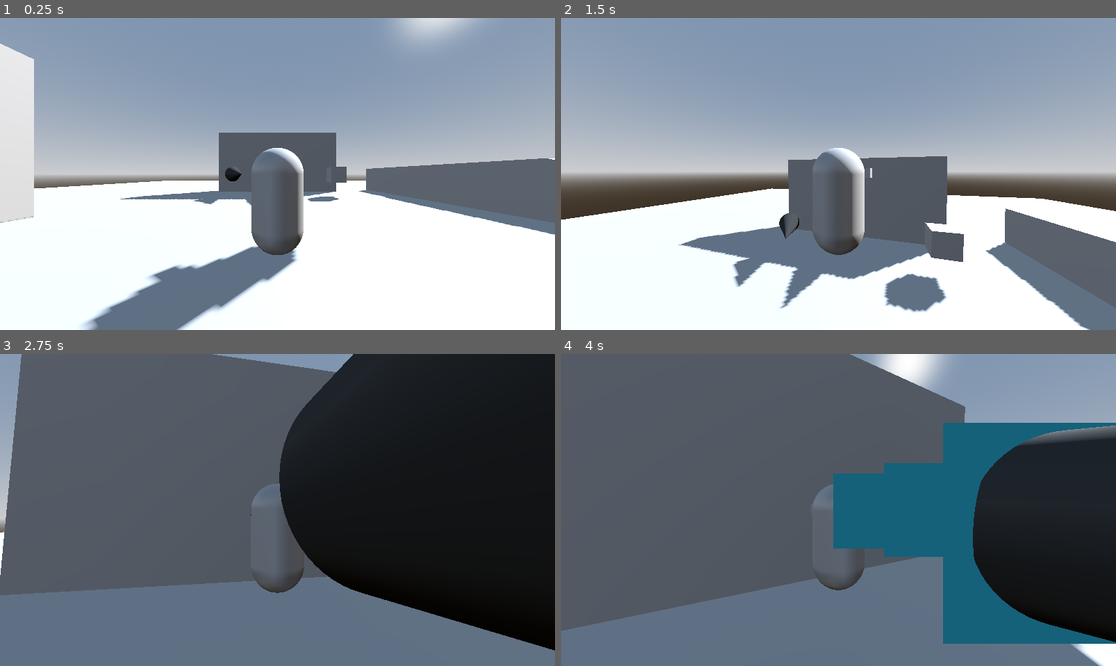
Above: before the commit, frames 1-4 (two rows, left to right).
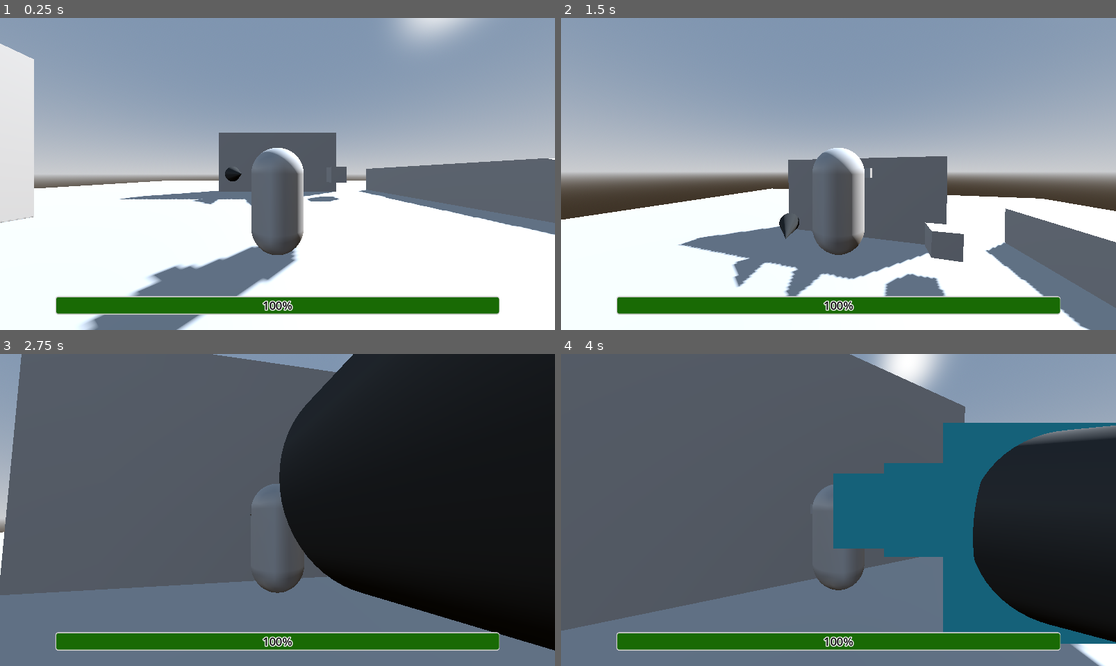
Above: after the commit, the same moments.

Repository: billystein25/ACM-Godot-SIG
Game: Godot game, scene res://scenes/levels/test_levels/test_level_3d.tscn
Two runs of this game, one before a commit and one after it. Both use one fixed random seed, a clock stepped at 60 frames per second and the inputs below. This scene is started directly instead of the project's main scene.
Inputs (mouse positions are in pixels of both pictures, inside the frame that each line leads up to):
- Up to frame 1 (0.25 s): no input
- Up to frame 2 (1.5 s): tap Enter at 0.5 s; move the mouse to (866, 174) at 0.52 s; hold W (Player3DMoveForward) from 0.53 s (still down); click (866, 174) at 0.6 s; tap Space (Player3DJump) at 0.77 s; move the mouse to (810, 174) at 1.27 s; click (810, 174) at 1.35 s
- Up to frame 3 (2.75 s): keep holding W (Player3DMoveForward); tap Space (Player3DJump) at 1.52 s; move the mouse to (288, 503) at 2.02 s; click (288, 503) at 2.1 s
- Up to frame 4 (4 s): keep holding W (Player3DMoveForward); tap Space (Player3DJump) at 2.75, 3.02, 3.77 s; move the mouse to (832, 516) at 2.77 s; click (832, 516) at 2.85 s; move the mouse to (877, 513) at 3.52 s; click (877, 513) at 3.6 s

The runs differ from the first frame. In frame 1, 4.8% of the frame differs, in the area x 10-90%, y 89-96%; in frame 2, 4.8%; in frame 3, 4.8%; in frame 4, 4.8%, in the area x 9-90%, y 89-96%.

Commit message:
Added UI to track Player Health

Diff:
--- /dev/null
+++ b/scenes/UI/ui.gd
@@ -0,0 +1,15 @@
+class_name UI
+extends CanvasLayer
+
+@export_group("Node References")
+@export var health_bar: ProgressBar
+
+# Called when the node enters the scene tree for the first time.
+func _ready() -> void:
+	Globals.ui_node = self
+
+
+func set_health_bar_value(value: float) -> void:
+	health_bar.value = value
+
+# ********************
--- /dev/null
+++ b/scenes/UI/ui.tscn
@@ -0,0 +1,52 @@
+[gd_scene format=3 uid="uid://cop1yrmk70drg"]
+
+[ext_resource type="Script" uid="uid://clguo4sreobra" path="res://scenes/UI/ui.gd" id="1_suays"]
+
+[sub_resource type="StyleBoxFlat" id="StyleBoxFlat_mkfj4"]
+bg_color = Color(0.04049591, 0.171875, 0.008056641, 1)
+border_width_left = 2
+border_width_top = 2
+border_width_right = 2
+border_width_bottom = 2
+corner_radius_top_left = 5
+corner_radius_top_right = 5
+corner_radius_bottom_right = 5
+corner_radius_bottom_left = 5
+
+[sub_resource type="StyleBoxFlat" id="StyleBoxFlat_jfgtr"]
+bg_color = Color(0.09779143, 0.4140625, 0.021026611, 1)
+border_width_left = 2
+border_width_top = 2
+border_width_right = 1
+border_width_bottom = 2
+corner_radius_top_left = 5
+corner_radius_top_right = 5
+corner_radius_bottom_right = 5
+corner_radius_bottom_left = 5
+
+[sub_resource type="Theme" id="Theme_mkfj4"]
+default_font_size = 24
+ProgressBar/colors/font_color = Color(0, 0, 0, 1)
+ProgressBar/colors/font_outline_color = Color(1, 1, 1, 1)
+ProgressBar/constants/outline_size = 8
+ProgressBar/font_sizes/font_size = 24
+ProgressBar/fonts/font = null
+ProgressBar/styles/background = SubResource("StyleBoxFlat_mkfj4")
+ProgressBar/styles/fill = SubResource("StyleBoxFlat_jfgtr")
+
+[node name="UI" type="CanvasLayer" unique_id=1565469587 node_paths=PackedStringArray("health_bar")]
+script = ExtResource("1_suays")
+health_bar = NodePath("HealthBar")
+
+[node name="HealthBar" type="ProgressBar" parent="." unique_id=1048322641]
+anchors_preset = -1
+anchor_left = 0.1
+anchor_top = 0.95
+anchor_right = 0.9
+anchor_bottom = 0.95
+offset_top = -27.0
+grow_horizontal = 2
+grow_vertical = 0
+theme = SubResource("Theme_mkfj4")
+max_value = 150.0
+value = 150.0
--- a/scenes/entities/player_3d/player_3d.gd
+++ b/scenes/entities/player_3d/player_3d.gd
@@ -35,11 +35,19 @@
 @onready var camera: Camera3D = camera_controller.camera
 ## A 2D representation of [member CharacterBody3D.velocity].
 var velocity_2d: Vector2
+## The main [HealthComponent] of the player for tracking health.
+@export var health_component: HealthComponent
 
 
 func _ready() -> void:
 	Input.mouse_mode = Input.MOUSE_MODE_CAPTURED
-	print(self)
+	Globals.player_node = self
+
+	health_component.health_changed.connect(
+		func(value: float):
+			if Globals.ui_node:
+				Globals.ui_node.set_health_bar_value(value)
+	)
 
 
 func _process(delta: float) -> void:
--- a/scenes/entities/player_3d/player_3d.tscn
+++ b/scenes/entities/player_3d/player_3d.tscn
@@ -16,7 +16,7 @@
 radius = 0.35302734
 height = 1.7314453
 
-[node name="Player3D" type="CharacterBody3D" unique_id=1518928345 node_paths=PackedStringArray("skin", "camera_controller")]
+[node name="Player3D" type="CharacterBody3D" unique_id=1518928345 node_paths=PackedStringArray("skin", "camera_controller", "health_component")]
 script = ExtResource("1_gumr5")
 max_speed = 8.0
 acceleration = 8.0
@@ -28,6 +28,7 @@
 skin_rotation_rate = 7.0
 skin = NodePath("Skin")
 camera_controller = NodePath("CameraController")
+health_component = NodePath("HealthComponent")
 
 [node name="CollisionShape3D" type="CollisionShape3D" parent="." unique_id=689078275]
 transform = Transform3D(1, 0, 0, 0, 1, 0, 0, 0, 1, 0, 1, 0)
--- a/scenes/levels/test_levels/test_level_3d.tscn
+++ b/scenes/levels/test_levels/test_level_3d.tscn
@@ -4,6 +4,7 @@
 [ext_resource type="PackedScene" uid="uid://vgarcmmyld0u" path="res://scenes/entities/player_3d/player_3d.tscn" id="1_l60sa"]
 [ext_resource type="PackedScene" uid="uid://g44jofgywdnf" path="res://scenes/static/static_box_3d/static_box_3d.tscn" id="2_f5wtv"]
 [ext_resource type="PackedScene" uid="uid://bgxgeyjbtxhp5" path="res://scenes/bullet_spawner_3d/bullet_spawner_3d.tscn" id="4_jfgtr"]
+[ext_resource type="PackedScene" uid="uid://cop1yrmk70drg" path="res://scenes/UI/ui.tscn" id="5_mkfj4"]
 
 [sub_resource type="ProceduralSkyMaterial" id="ProceduralSkyMaterial_f5wtv"]
 sky_horizon_color = Color(0.66224277, 0.6717428, 0.6867428, 1)
@@ -73,3 +74,5 @@
 interval = 2.0
 
 [node name="Bullets" type="Node3D" parent="." unique_id=1854764489]
+
+[node name="UI" parent="." unique_id=1565469587 instance=ExtResource("5_mkfj4")]
--- a/scripts/components/health_component/health_component.gd
+++ b/scripts/components/health_component/health_component.gd
@@ -14,6 +14,10 @@
 signal health_reached_0
 ## Emitted when the body's when the body's [memebr current_hits] reaches [code]0[/code].
 signal hits_reached_0
+## Emitted whenever [member current_health] changes value.
+signal health_changed(new_value: float)
+## Emitted whenever [member current_hits] changes value.
+signal hits_changed(new_value: float)
 
 
 ## The flags that specify when the body can be revived.
@@ -37,6 +41,7 @@
 @onready var current_health: float = max_health:
 	set(value):
 		current_health = clampf(value, 0.0, max_health)
+		health_changed.emit(value)
 		if current_health == 0.0 and not _dead:
 			health_reached_0.emit()
 			died.emit(&"Health")
@@ -46,6 +51,7 @@
 var max_hits: int = 10:
 	set(value):
 		max_hits = maxi(0, value)
+		hits_changed.emit(value)
 		if max_hits < current_hits:
 			current_hits = max_hits
 ## The current number of inidividual hits remaining before the body is considered dead. Only used
@@ -130,7 +136,6 @@
 		current_health -= damage
 	if is_hits_tracked():
 		current_hits -= 1
-	print(current_health)
 
 
 ## Heal the body by [param damage] health points and increase [member current_hits] by
--- a/scripts/global/globals.gd
+++ b/scripts/global/globals.gd
@@ -3,6 +3,8 @@
 
 ## A reference to the [Player3D] to be used by other nodes for targeting.
 var player_node: Player3D
+
+var ui_node: UI
 
 ## The list of active [Bullet3D]s. Bullets that are already active and shown
 ## in the scene.
Not shown, added: scenes/UI/ui.gd.uid
